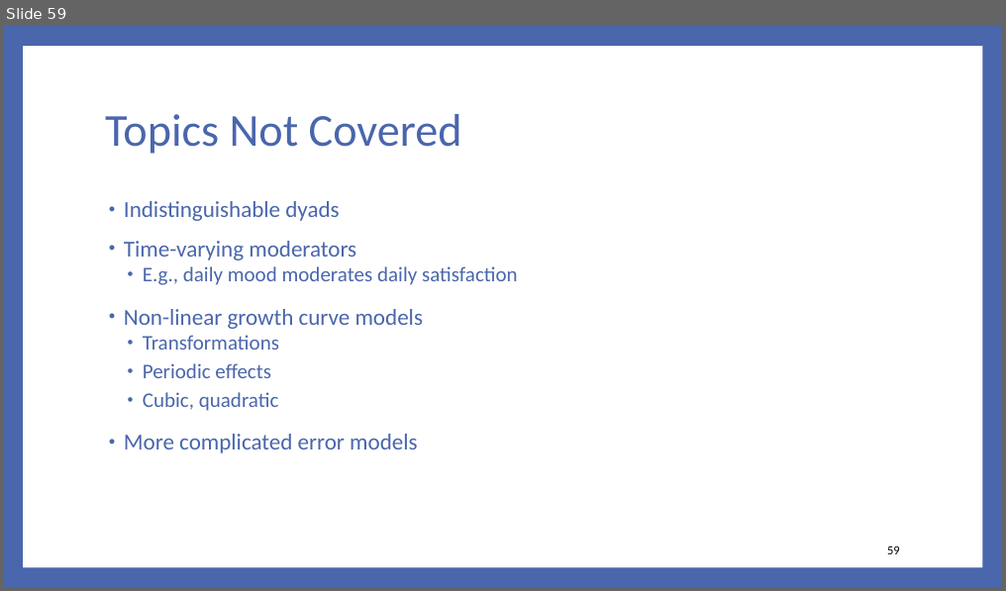
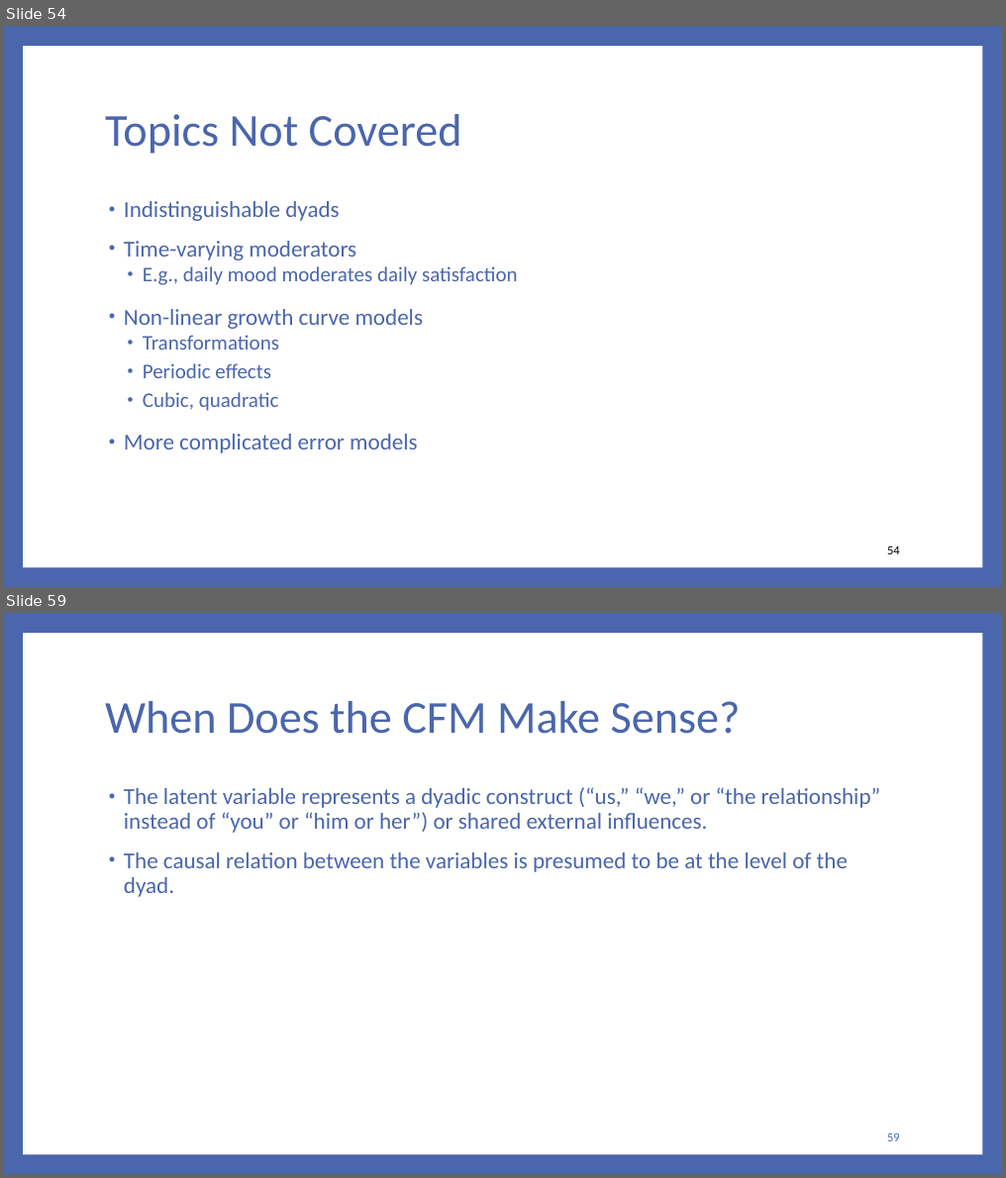
Before and after one commit to RandiLGarcia/2day-dyad-workshop, a slide deck: Day 2/Lecture Slides/Day 2 Slides.pptx. Shown one above the other, each under a label of ours: slide 59 before the commit, slides 54 and 59 after it; the slides between them are not shown. The pictures are 1006x591 and 1006x1178 pixels, drawn with LibreOffice and Linux fonts; fonts in the diff are those of the drawing. Boxes give left, top, right and bottom in pixels: in the first picture for what was removed or moved away, otherwise in the second. Text is boxed around its words. In the diff, an @@ line names an element or a change of style, - is before the commit and + after.

```diff
--- a/Day 2/Lecture Slides/Day 2 Slides.pptx
+++ b/Day 2/Lecture Slides/Day 2 Slides.pptx
@@ slide 59 added at box(4, 613, 1002, 1174), background #4A66AC; not listed: 1 template element that a slide beside it also shows @@
@@ title added at box(105, 701, 741, 734), 44 pt, text #4A66AC @@
+When Does the CFM Make Sense?
@@ text added at box(124, 787, 881, 897), 22 pt, text #4A66AC @@
+• The latent variable represents a dyadic construct (“us,” “we,” or “the relationship” instead of “you” or “him or her”) or shared external influences.
+• The causal relation between the variables is presumed to be at the level of the dyad.
@@ page number added at box(887, 1134, 900, 1142), 12 pt, text #4A66AC @@
+59
@@ what was slide 59 is now slide 54 @@
@@ page number at box(887, 547, 900, 555): text changed @@
-59
+54
```
Also in this commit, not shown: 6 slides changed, 14 other slides added, 4 slides removed, 47 other files.
